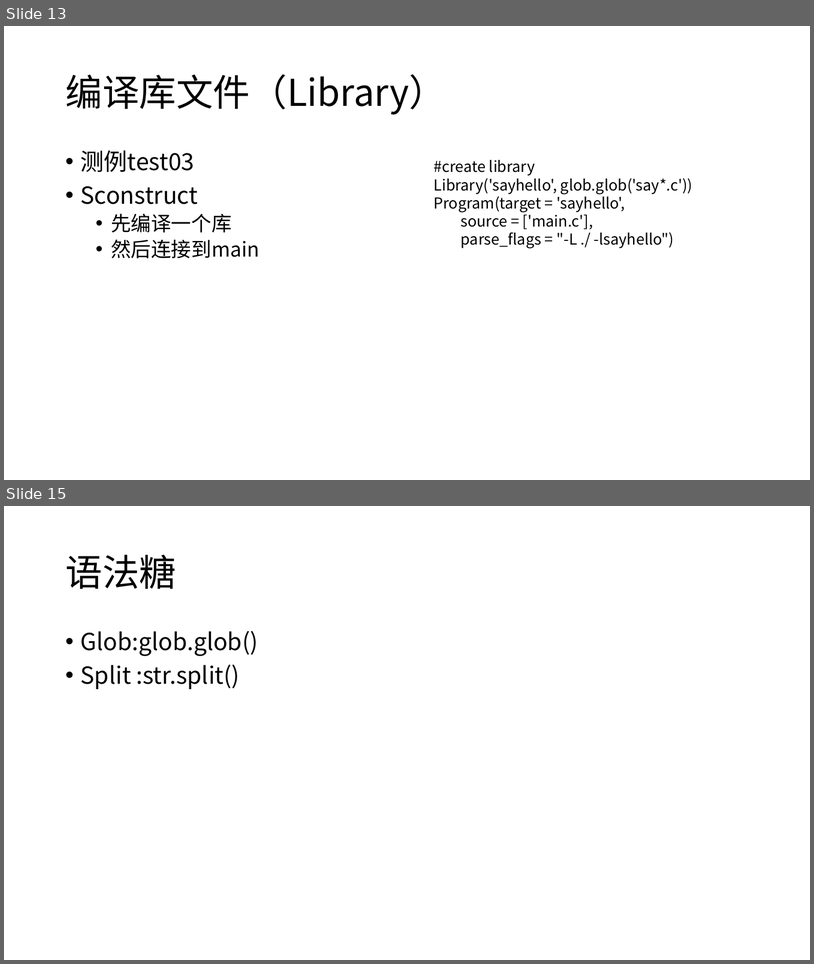
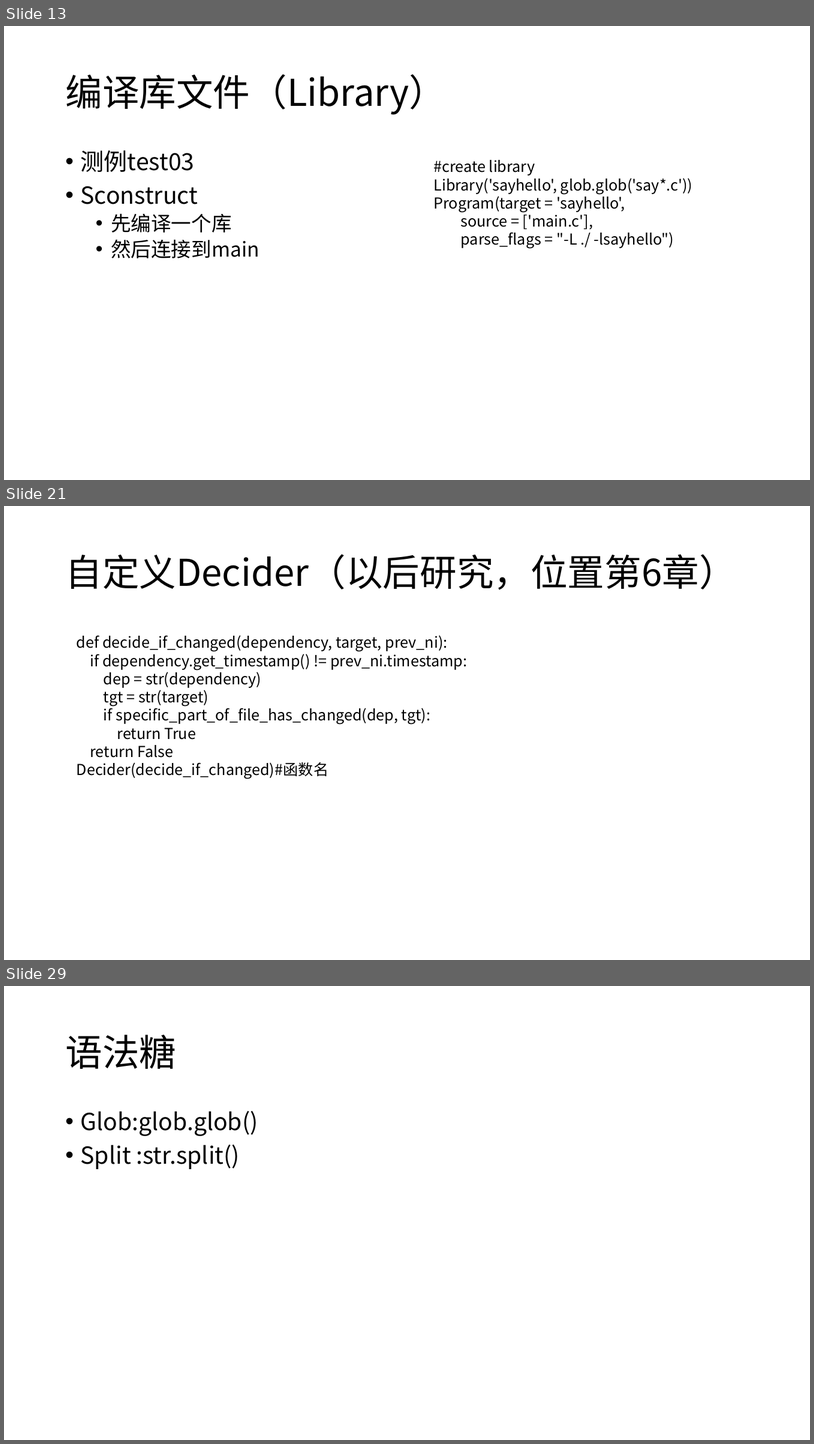
Before and after one commit to h8d9123/CSGamePhysicalEngine, a slide deck: example/learnscons/learnscons.pptx. Shown one above the other, each under a label of ours: slides 13 and 15 before the commit, slides 13, 21 and 29 after it; the slides between them are not shown. The pictures are 814x964 and 814x1444 pixels, drawn with LibreOffice and Linux fonts; fonts in the diff are those of the drawing. Boxes give left, top, right and bottom in pixels: in the first picture for what was removed or moved away, otherwise in the second. Text is boxed around its words. In the diff, an @@ line names an element or a change of style, - is before the commit and + after.

```diff
--- a/example/learnscons/learnscons.pptx
+++ b/example/learnscons/learnscons.pptx
@@ slide 21 added at [4, 506, 810, 960], background #FFFFFF @@
@@ title added at [65, 554, 737, 590], 44 pt, text #000000 @@
+自定义Decider（以后研究，位置第6章）
@@ text added at [77, 635, 467, 778], 18 pt, text #000000 @@
+def decide_if_changed(dependency, target, prev_ni):
+if dependency.get_timestamp() != prev_ni.timestamp:
+dep = str(dependency)
+tgt = str(target)
+if specific_part_of_file_has_changed(dep, tgt):
+return True
+return False
+Decider(decide_if_changed)#函数名
@@ what was slide 15 is now slide 29 @@
```
Also in this commit, not shown: 1 slide changed, 14 other slides added, 1 slide removed, 21 other files.
